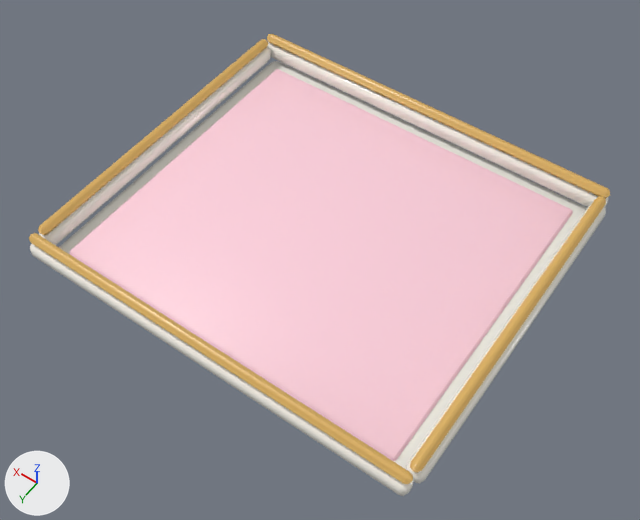
An edit to the glTF model game/assets/resources/models/tray_dessert.glb, drawn before and after from the same camera.
Both versions are drawn from a 50 mm lens placed at (-4.71, 6.73, 9.86), pointed at (-0.18, 0.39, -0.11). The lights are fixed; the arrows at lower left show +X, +Y and +Z. The first picture is the older version. Vertices at exactly the same position are counted once.

Names of what the first picture shows: 'tray_dessert'.
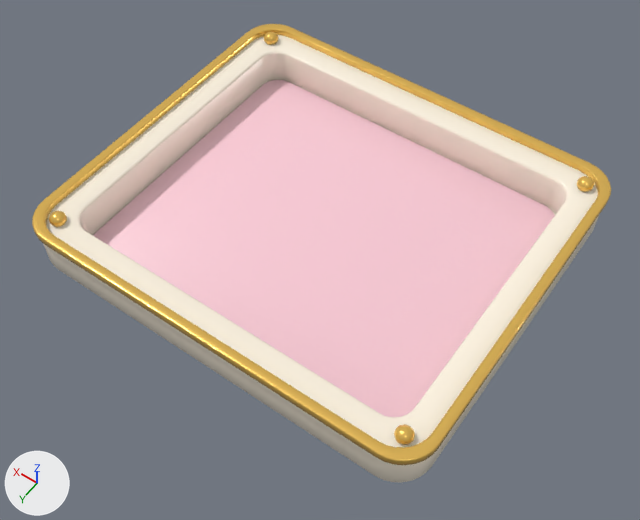
Boxes (x1, y1, x2, y2) around the edits, measured in the pictures (640 x 520 px):
'tray_dessert', reshaped, moved: before (29, 34, 610, 496); after (32, 24, 611, 482)
part 1 of me_cube, added: after (577, 176, 594, 192)
part 2 of me_cube, added: after (394, 424, 415, 445)
part 3 of me_cube, added: after (264, 31, 278, 45)
part 4 of me_cube, added: after (49, 211, 67, 227)
part 5 of me_cube, rebuilt (not visible afterwards): before (59, 61, 587, 469)
part 6 of me_cube, rebuilt (8% narrower, 14% shorter): before (69, 69, 573, 461); after (93, 80, 555, 417)
part 7 of me_cube, added: after (32, 24, 611, 465)
part 8 of me_cube, added: after (43, 35, 599, 482)
part 9 of me_cube, deleted: before (29, 34, 610, 496)

Patch to the scene script:
```diff
--- a/game/assets/resources/models/tray_dessert.glb.py
+++ b/game/assets/resources/models/tray_dessert.glb.py
@@ mat_tray_blush_dark @@
+mat_tray_blush_dark = principled_material('tray_blush_dark')
+mat_tray_blush_dark.base_color = (0.72, 0.2, 0.34)  # pink #dd7c9e
+mat_tray_blush_dark.roughness = 0.42
@@ mat_tray_blush @@
+mat_tray_blush = principled_material('tray_blush')
+mat_tray_blush.base_color = (0.98, 0.61, 0.69)  # pink #fdcdd8
+mat_tray_blush.roughness = 0.38
@@ mat_tray_porcelain_shadow @@
+mat_tray_porcelain_shadow = principled_material('tray_porcelain_shadow')
+mat_tray_porcelain_shadow.base_color = (0.72, 0.49, 0.43)  # beige #ddbaaf
+mat_tray_porcelain_shadow.roughness = 0.46
@@ me_cube @@
 # used by ob_tray_dessert; location = (0.0, 0.0, -0.12)
-me_cube.from_pydata(...)  # 464 vertices, 888 faces; spans x -3.17..3.17, y -2.81..2.81, z -0.13..0.58
+me_cube.from_pydata(...)  # 2040 vertices, 4052 faces; spans x -3.17..3.17, y -2.77..2.77, z -0.34..0.78
+# me_cube part 1: a new loose piece, a UV sphere (12 segments, 8 rings, poles along z) spanning x -2.9..-2.66, y -2.5..-2.26, z 0.58..0.78, in mat_tray_gold (orange #f5c761)
+# me_cube part 2: a new loose piece, a UV sphere (12 segments, 8 rings, poles along z) spanning x -2.9..-2.66, y 2.26..2.5, z 0.58..0.78, in mat_tray_gold (orange #f5c761)
+# me_cube part 3: a new loose piece, a UV sphere (12 segments, 8 rings, poles along z) spanning x 2.66..2.9, y -2.5..-2.26, z 0.58..0.78, in mat_tray_gold (orange #f5c761)
+# me_cube part 4: a new loose piece, a UV sphere (12 segments, 8 rings, poles along z) spanning x 2.66..2.9, y 2.26..2.5, z 0.58..0.78, in mat_tray_gold (orange #f5c761)
+# me_cube part 5: the loose piece of 56 vertices spanning x -3.0..3.0, y -2.7..2.7, z -0.13..0.13 is rebuilt with 192 vertices and now spans x -3.04..3.04, y -2.64..2.64, z -0.24..0.04
+# me_cube part 6: the loose piece of 44 vertices spanning x -2.74..2.74, y -2.44..2.44, z 0.09..0.18 is rebuilt with 160 vertices and now spans x -2.66..2.66, y -2.26..2.26, z 0.0..0.09, in mat_tray_blush (pink #fdcdd8)
+# me_cube part 7: a new loose piece of 384 vertices spanning x -3.17..3.17, y -2.77..2.77, z 0.59..0.72, in mat_tray_gold (orange #f5c761)
+# me_cube part 8: a new loose piece of 384 vertices spanning x -3.13..3.13, y -2.73..2.73, z -0.01..0.62, in mat_tray_porcelain (pale yellow #fff5e2)
+# me_cube part 9: 364 vertices removed from x -3.17..3.17, y -2.81..2.81, z 0.17..0.58
+# other edits to the shape of me_cube do not show in these pictures
 me_cube.materials.append(mat_tray_porcelain)
-me_cube.materials.append(mat_tray_pink)  # pink #ffd1de
 me_cube.materials.append(mat_tray_gold)
+me_cube.materials.append(mat_tray_porcelain_shadow)  # beige #ddbaaf
+me_cube.materials.append(mat_tray_blush)  # pink #fdcdd8
+me_cube.materials.append(mat_tray_blush_dark)  # pink #dd7c9e
@@ ob_tray_dessert @@
 ob_tray_dessert = bpy.data.objects.new('tray_dessert', me_cube)
-ob_tray_dessert.location = (0.0, 0.0, -0.12)
+ob_tray_dessert.location = (0.0, 0.0, 0.0)
```
